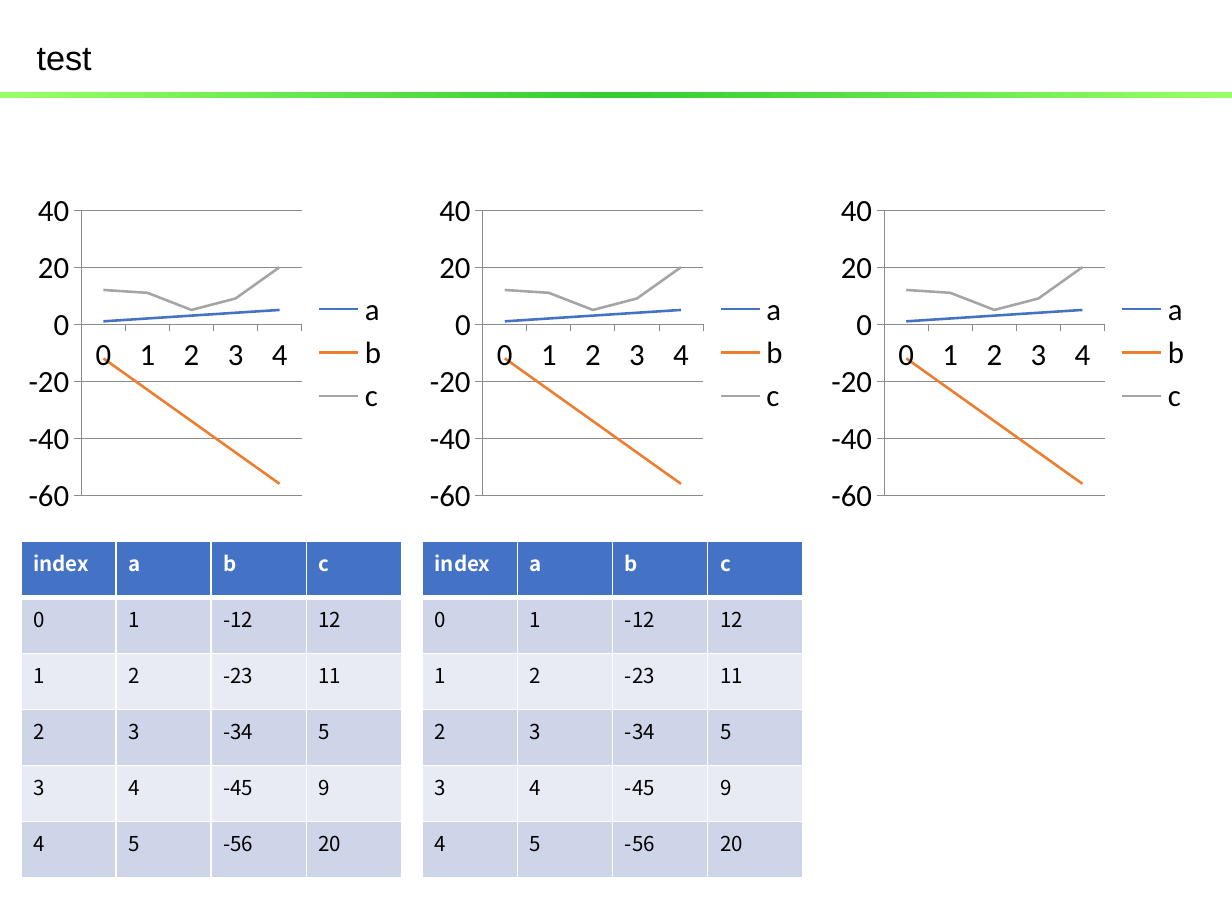
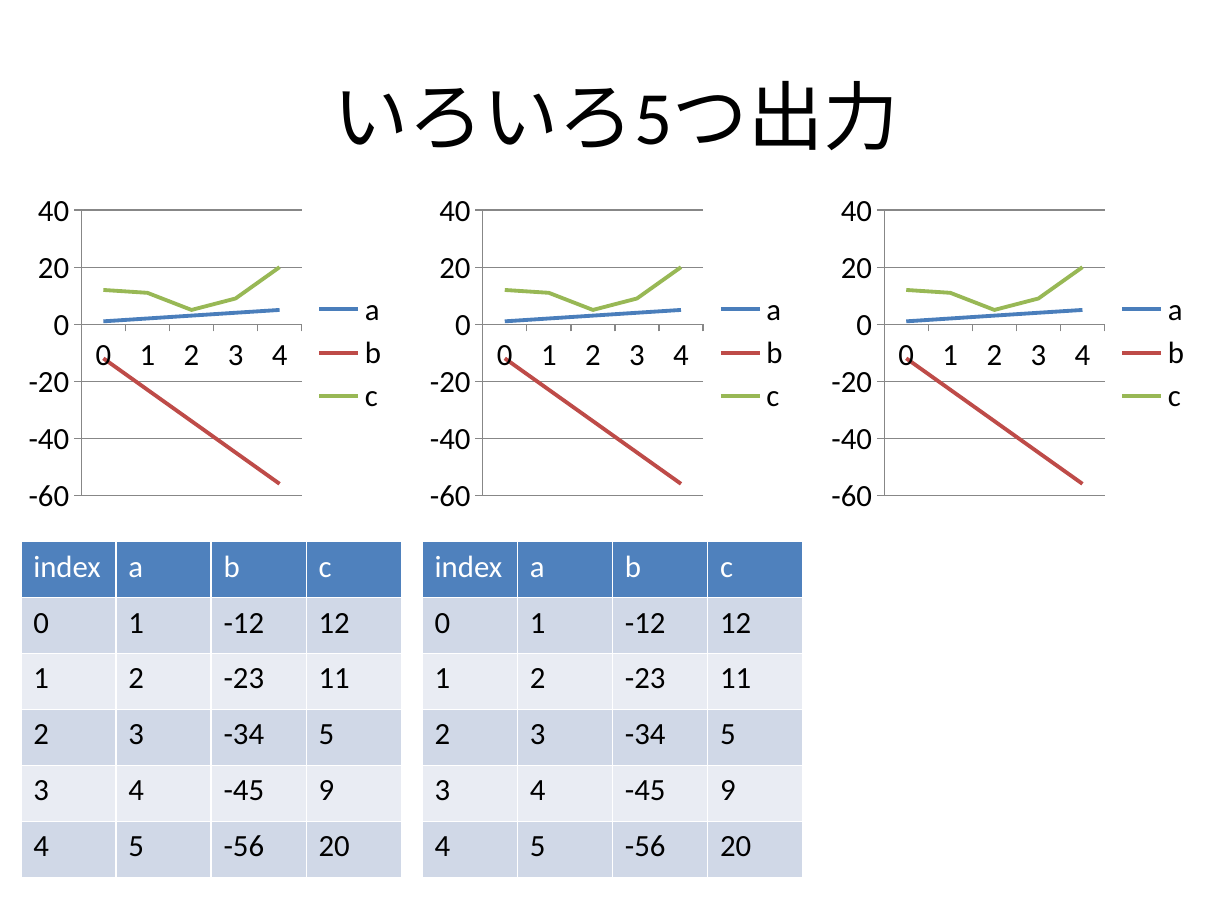
Before and after one commit to kounatsumikan/ACPC, a slide deck: slide 6 of notebook/test2.pptx (slide 7 before the commit). Drawn at 1232x924 pixels with LibreOffice and Linux fonts; fonts in the diff are those of the drawing; background and template pictures are left out. Boxes give left, top, right and bottom in pixels: in the first picture for what was removed or moved away, otherwise in the second. Text is boxed around its words. In the diff, an @@ line names an element or a change of style, - is before the commit and + after.

```diff
--- a/notebook/test2.pptx
+++ b/notebook/test2.pptx
@@ title removed at (37, 48, 92, 71) @@
-test
@@ title added at (333, 81, 898, 150), 44 pt, text #000000 @@
+いろいろ5つ出力
@@ rectangle removed at (0, 92, 1232, 97) @@
@@ line chart at (21, 185, 402, 521) @@
@@ colour of a #4472C4 to #4F81BD @@
@@ colour of b #ED7D31 to #C0504D @@
@@ colour of c #A5A5A5 to #9BBB59 @@
@@ line chart at (423, 185, 803, 521) @@
@@ colour of a #4472C4 to #4F81BD @@
@@ colour of b #ED7D31 to #C0504D @@
@@ colour of c #A5A5A5 to #9BBB59 @@
@@ line chart at (824, 185, 1205, 521) @@
@@ colour of a #4472C4 to #4F81BD @@
@@ colour of b #ED7D31 to #C0504D @@
@@ colour of c #A5A5A5 to #9BBB59 @@
@@ table at (21, 542, 400, 878) @@
@@ fill #4472C4 to #4F81BD in row 1 @@
@@ fill #CFD5EA to #D0D8E8 in 12 cells @@
@@ fill #E9EBF5 to #E9EDF4 in 8 cells @@
@@ size 12 to 18 pt, font Noto Sans CJK JP to Calibri @@
@@ bold off in "index", "a", "b", "c" @@
@@ line spacing 1.5 to 1 @@
@@ less space between paragraphs @@
@@ table at (423, 542, 802, 878) @@
@@ fill #4472C4 to #4F81BD in row 1 @@
@@ fill #CFD5EA to #D0D8E8 in 12 cells @@
@@ fill #E9EBF5 to #E9EDF4 in 8 cells @@
@@ size 12 to 18 pt, font Noto Sans CJK JP to Calibri @@
@@ bold off in "index", "a", "b", "c" @@
@@ line spacing 1.5 to 1 @@
@@ less space between paragraphs @@
```
Also in this commit, not shown: 4 other slides changed, 2 slides added, 2 slides removed, 5 other files.
